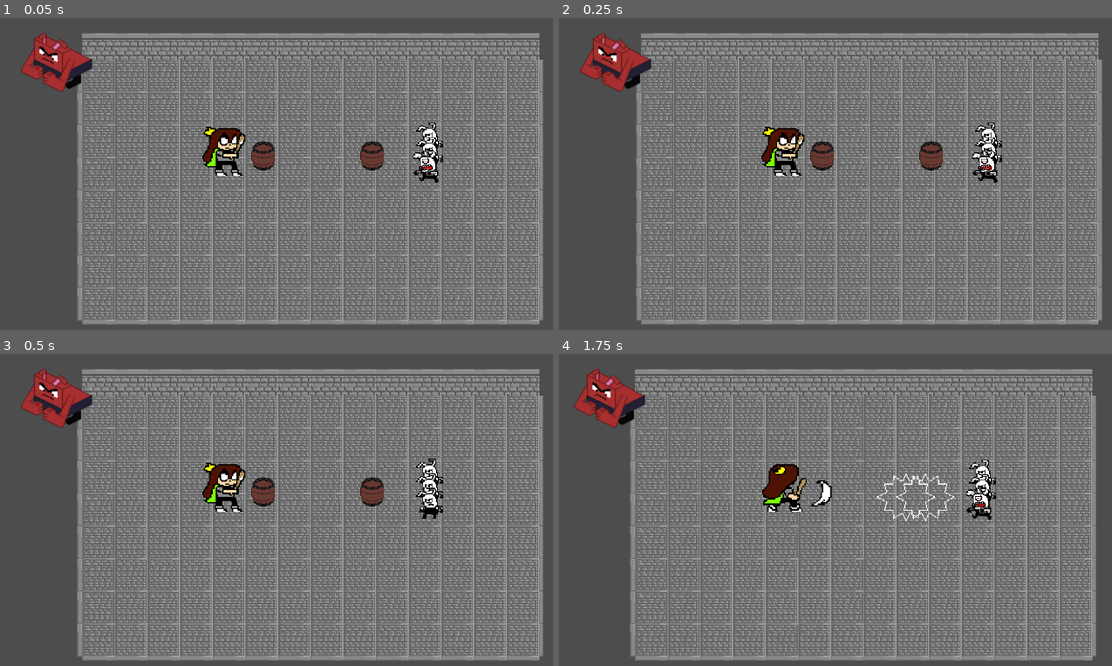
Above: before the commit, frames 1-4 (two rows, left to right).
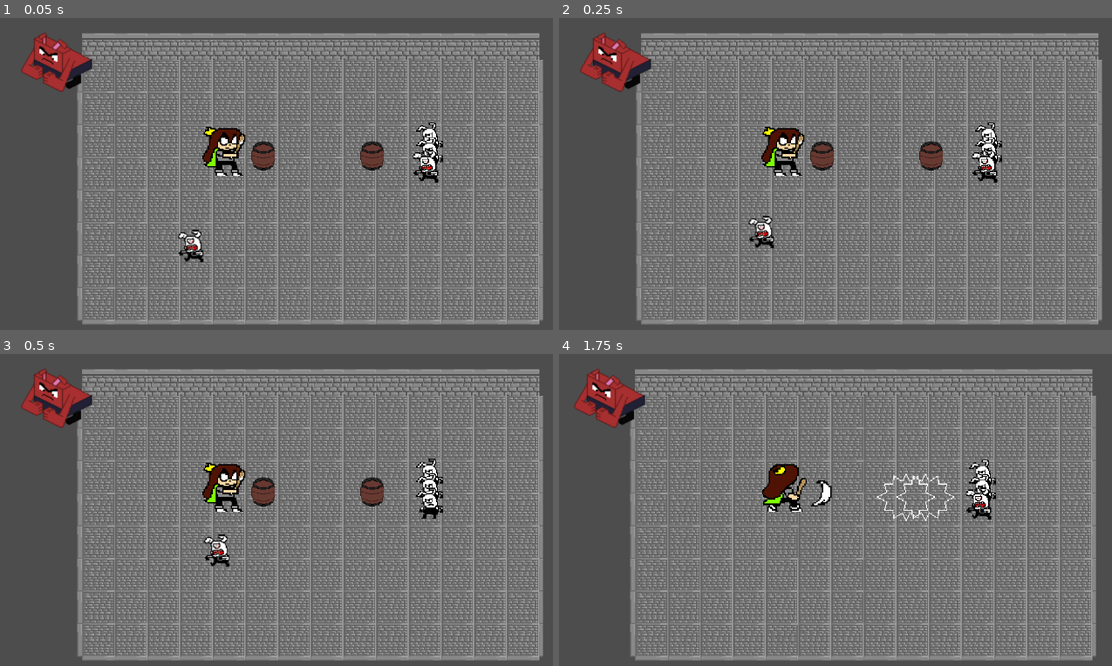
Above: after the commit, the same moments.

Repository: Megameca04/Proyecto_Cuki
Game: Godot game, scene res://Pruebas.tscn
The game is run twice, just before and just after one commit, with the same random seed, the same clock (stepped at 60 frames per second) and the same inputs.
Inputs:
- Up to frame 1 (0.05 s): no input
- Up to frame 2 (0.25 s): no input
- Up to frame 3 (0.5 s): no input
- Up to frame 4 (1.75 s): hold Right (ui_right) 0.53-1.28 s; hold Z (Atacar) 0.53-1.28 s; hold Down (ui_down) from 1.28 s (still down); tap X (Dash) at 1.35 s

The runs differ from the first frame. In frame 1, 0.3% of the frame differs, in the area x 32-37%, y 67-79%; in frame 2, 0.3%, in the area x 34-39%, y 63-75%; in frame 3, 0.3%; in frame 4, nothing differs.

Commit message:
Explosive Eater goes to the nearest barrel

Diff:
--- a/Cuki-Clash of the Kuins/Entidades/explosive_eater.tscn
+++ b/Cuki-Clash of the Kuins/Entidades/explosive_eater.tscn
@@ -1,6 +1,7 @@
-[gd_scene load_steps=14 format=3 uid="uid://c66oom3xhf7kf"]
+[gd_scene load_steps=15 format=3 uid="uid://c66oom3xhf7kf"]
 
 [ext_resource type="Texture2D" uid="uid://0ettfhn1kxgs" path="res://Sprites/Enemigos/Rabion.PNG" id="1_bgtuv"]
+[ext_resource type="Script" path="res://Scripts/ExplosiveEater.gd" id="1_njnlc"]
 [ext_resource type="PackedScene" uid="uid://fyyh6totk12a" path="res://Objetos/Salud.tscn" id="2_7w504"]
 [ext_resource type="PackedScene" uid="uid://dljqaqas8it2e" path="res://Objetos/CukiHealthbar.tscn" id="3_8p41f"]
 
@@ -69,13 +70,14 @@
 border_width_bottom = 1
 border_color = Color(0.116853, 0.519997, 0, 1)
 
-[sub_resource type="Theme" id="Theme_ji8yl"]
+[sub_resource type="Theme" id="Theme_v75aw"]
 resource_local_to_scene = true
 ProgressBar/fonts/font = null
 ProgressBar/styles/background = SubResource("StyleBoxFlat_al1jy")
 ProgressBar/styles/fill = SubResource("StyleBoxFlat_lkb8y")
 
 [node name="ExplosiveEater" type="CharacterBody2D"]
+script = ExtResource("1_njnlc")
 
 [node name="CollisionShape2D" type="CollisionShape2D" parent="."]
 shape = SubResource("CircleShape2D_obhf7")
@@ -115,8 +117,10 @@
 offset_top = -40.0
 offset_right = 24.0
 offset_bottom = -32.0
-theme = SubResource("Theme_ji8yl")
+theme = SubResource("Theme_v75aw")
 
 [node name="Hide_timer" type="Timer" parent="."]
 
 [node name="AttackSpawner" type="Node2D" parent="."]
+
+[connection signal="body_entered" from="VisionField" to="." method="_on_vision_field_body_entered"]
--- a/Cuki-Clash of the Kuins/Pruebas.tscn
+++ b/Cuki-Clash of the Kuins/Pruebas.tscn
@@ -1,10 +1,11 @@
-[gd_scene load_steps=8 format=3 uid="uid://daogrpxml5bd8"]
+[gd_scene load_steps=9 format=3 uid="uid://daogrpxml5bd8"]
 
 [ext_resource type="PackedScene" uid="uid://c1bw1m1tr8gem" path="res://Entidades/Cuki.tscn" id="1"]
 [ext_resource type="Texture2D" uid="uid://yfaphak8gtm2" path="res://Sprites/Tilesets/Calabozo/Tileset Calabozo.png" id="3_c7ptk"]
 [ext_resource type="PackedScene" uid="uid://cty4jbpf7flme" path="res://Entidades/Barril_b.tscn" id="3_l2s6e"]
 [ext_resource type="PackedScene" uid="uid://b6wi067d3baqe" path="res://Entidades/Rabion.tscn" id="4_t0wj2"]
 [ext_resource type="PackedScene" uid="uid://gg8rb8xhhwk5" path="res://Entidades/blonk.tscn" id="5_w6h26"]
+[ext_resource type="PackedScene" uid="uid://c66oom3xhf7kf" path="res://Entidades/explosive_eater.tscn" id="6_ccqc4"]
 
 [sub_resource type="TileSetAtlasSource" id="TileSetAtlasSource_eg486"]
 texture = ExtResource("3_c7ptk")
@@ -76,3 +77,6 @@
 
 [node name="Blonk" parent="." instance=ExtResource("5_w6h26")]
 position = Vector2(-16, -8)
+
+[node name="ExplosiveEater" parent="." instance=ExtResource("6_ccqc4")]
+position = Vector2(120, 208)
--- a/Cuki-Clash of the Kuins/Scripts/Barril_b.gd
+++ b/Cuki-Clash of the Kuins/Scripts/Barril_b.gd
@@ -7,6 +7,9 @@
 var movement:Vector2 = Vector2.ZERO
 
 const EXPL = preload("res://Entidades/Explosion.tscn")
+
+func _ready():
+	add_to_group("Barrels")
 
 func _physics_process(delta):
 
--- a/Cuki-Clash of the Kuins/Scripts/ExplosiveEater.gd
+++ b/Cuki-Clash of the Kuins/Scripts/ExplosiveEater.gd
@@ -1,4 +1,4 @@
-extends Node
+extends CharacterBody2D
 
 enum ExplosiveEaterState { Chill, SearchingBarrel, Pursuing }
 var Cuki = null
@@ -11,11 +11,39 @@
 @onready var health_bar = $ProgressBar
 @onready var hide_timer = $Hide_timer
 @onready var attack_spawner = $AttackSpawner
-@export var explosiveEaterSpeed = 50
+@export var explosiveEaterSpeed = 100
 
 func _ready():
-	pass
-
+	health.connect("changed",Callable(health_bar,"set_value"))
+	health.connect("max_changed",Callable(health_bar,"set_max"))
+	health.connect("depleted",Callable(self,"defeat"))
+	health.initialize()
 
 func _process(delta):
 	pass
+
+func _physics_process(delta):
+	explosiveEaterMovement()
+
+func explosiveEaterMovement():
+	if state == ExplosiveEaterState.Pursuing:
+		movement = position.direction_to(Cuki.position)
+	if state == ExplosiveEaterState.SearchingBarrel && barrelToGet != null:
+		movement = position.direction_to(barrelToGet.position)
+	set_velocity(movement * explosiveEaterSpeed)
+	move_and_slide()
+	movement = velocity
+
+func checkClosestBarrel():
+	var distanceToBarrel = 99999999999999999999
+	var barrels = get_tree().get_nodes_in_group("Barrels")
+	for barrel in barrels:
+		if barrel.global_position.distance_to(self.global_position) < distanceToBarrel:
+			distanceToBarrel = barrel.global_position.distance_to(self.global_position)
+			barrelToGet = barrel
+
+func _on_vision_field_body_entered(body):
+	if body.get_name() == "Cuki" && state == ExplosiveEaterState.Chill:
+		Cuki = body
+		state = ExplosiveEaterState.SearchingBarrel
+		checkClosestBarrel()
Not shown: 2 places in Cuki-Clash of the Kuins/Entidades/Cuki.tscn that only renumber resources
Not shown: 2 places in Cuki-Clash of the Kuins/Entidades/Rabion.tscn that only renumber resources
Not shown: 2 places in Cuki-Clash of the Kuins/Entidades/blonk.tscn that only renumber resources
